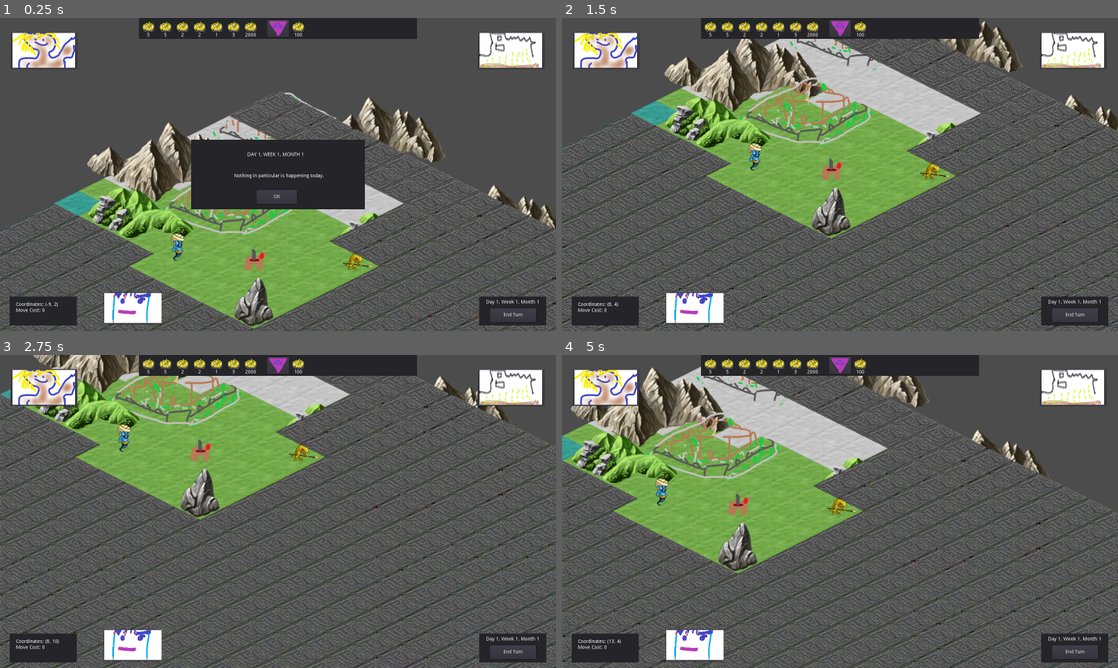
Above: before the commit, frames 1-4 (two rows, left to right).
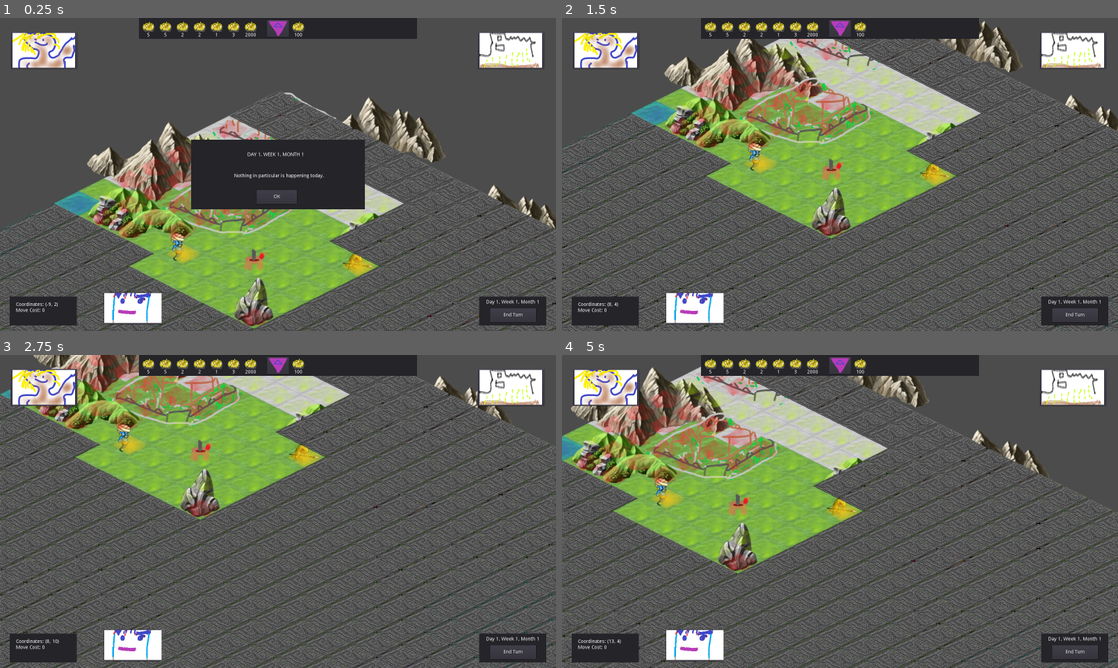
Above: after the commit, the same moments.

Repository: xfstef/captains
Game: Godot game, scene res://Scenes/AdventureMap.tscn
Two runs of this game, one before a commit and one after it. Both use one fixed random seed, a clock stepped at 60 frames per second and the inputs below.
Inputs (mouse positions are in pixels of both pictures, inside the frame that each line leads up to):
- Up to frame 1 (0.25 s): no input
- Up to frame 2 (1.5 s): click "OK" at 0.5 s; tap Enter at 1.25 s; move the mouse to (962, 158) at 1.27 s; hold D (map_right) from 1.28 s (still down); click (962, 158) at 1.42 s
- Up to frame 3 (2.75 s): move the mouse to (166, 527) at 2.02 s; release D (map_right) at 2.03 s; hold S (map_down) from 2.03 s (still down)
- Up to frame 4 (5 s): move the mouse to (895, 442) at 2.77 s; release S (map_down) at 2.78 s; hold D (map_right) 2.78-3.53 s; move the mouse to (812, 574) at 3.52 s; hold W (map_up) 3.53-4.28 s; click (812, 574) at 3.67 s; move the mouse to (1006, 558) at 4.27 s; hold A (map_left) from 4.28 s (still down)

The runs differ from the first frame. In frame 1, 3.7% of the frame differs, in the area x 12-72%, y 32-99%; in frame 2, 5.7%, in the area x 15-75%, y 6-70%; in frame 3, 3.9%; in frame 4, 5.7%.

Commit message:
Switched out army node duplication with army scene instancing.

Diff:
--- a/Scenes/AdventureMap.tscn
+++ b/Scenes/AdventureMap.tscn
@@ -1,7 +1,6 @@
-[gd_scene load_steps=38 format=2]
+[gd_scene load_steps=32 format=2]
 
 [ext_resource path="res://Assets/Sprites/moveTrackersEnabled.png" type="Texture" id=1]
-[ext_resource path="res://Assets/Sprites/army.png" type="Texture" id=2]
 [ext_resource path="res://Assets/Sprites/portraitButtonIcon.png" type="Texture" id=3]
 [ext_resource path="res://Assets/Sprites/portraitsSheet.png" type="Texture" id=4]
 [ext_resource path="res://Assets/TileResources/interactable.tres" type="TileSet" id=5]
@@ -11,7 +10,6 @@
 [ext_resource path="res://Scripts/mapCreator.gd" type="Script" id=9]
 [ext_resource path="res://Scripts/MouseCtrl.gd" type="Script" id=10]
 [ext_resource path="res://Scripts/TM-Ground.gd" type="Script" id=11]
-[ext_resource path="res://Scripts/Army.gd" type="Script" id=12]
 [ext_resource path="res://Scripts/TM-Movement.gd" type="Script" id=13]
 [ext_resource path="res://Scripts/TM-Props.gd" type="Script" id=14]
 [ext_resource path="res://Scripts/ArmyButton.gd" type="Script" id=15]
@@ -273,29 +271,6 @@
 16/shapes = [  ]
 16/z_index = 0
 
-[sub_resource type="AtlasTexture" id=2]
-flags = 4
-atlas = ExtResource( 2 )
-region = Rect2( 0, 0, 144, 72 )
-
-[sub_resource type="AtlasTexture" id=3]
-flags = 4
-atlas = ExtResource( 2 )
-region = Rect2( 144, 0, 144, 72 )
-
-[sub_resource type="AtlasTexture" id=4]
-flags = 4
-atlas = ExtResource( 2 )
-region = Rect2( 288, 0, 144, 72 )
-
-[sub_resource type="SpriteFrames" id=5]
-animations = [ {
-"frames": [ SubResource( 2 ), SubResource( 3 ), SubResource( 4 ) ],
-"loop": true,
-"name": "default",
-"speed": 5.0
-} ]
-
 [node name="AdventureMap" type="Node2D"]
 script = ExtResource( 16 )
 
@@ -329,7 +304,6 @@
 script = ExtResource( 14 )
 
 [node name="TM-Movement" type="TileMap" parent="."]
-visible = false
 mode = 1
 tile_set = ExtResource( 5 )
 cell_size = Vector2( 144, 72 )
@@ -863,19 +837,7 @@
 [node name="NewDayEvent" parent="UI" instance=ExtResource( 29 )]
 
 [node name="MouseCtrl" type="Node2D" parent="."]
-visible = false
 script = ExtResource( 10 )
-
-[node name="Army" type="Node2D" parent="."]
-position = Vector2( -500, -500 )
-script = ExtResource( 12 )
-
-[node name="AnimatedSprite" type="AnimatedSprite" parent="Army"]
-position = Vector2( 0, -38 )
-frames = SubResource( 5 )
-offset = Vector2( 0, 18 )
-
-[node name="Tween" type="Tween" parent="Army"]
 
 [node name="MovementTracker" type="Node2D" parent="."]
 position = Vector2( -173.91, -627.709 )
@@ -897,7 +859,6 @@
 script = ExtResource( 18 )
 
 [node name="Player" type="Node2D" parent="."]
-visible = false
 script = ExtResource( 32 )
 
 [node name="ArmyButton" type="Button" parent="."]
--- /dev/null
+++ b/Scenes/Army.tscn
@@ -0,0 +1,38 @@
+[gd_scene load_steps=7 format=2]
+
+[ext_resource path="res://Assets/Sprites/army.png" type="Texture" id=1]
+[ext_resource path="res://Scripts/Army.gd" type="Script" id=2]
+
+[sub_resource type="AtlasTexture" id=1]
+flags = 4
+atlas = ExtResource( 1 )
+region = Rect2( 0, 0, 144, 72 )
+
+[sub_resource type="AtlasTexture" id=2]
+flags = 4
+atlas = ExtResource( 1 )
+region = Rect2( 144, 0, 144, 72 )
+
+[sub_resource type="AtlasTexture" id=3]
+flags = 4
+atlas = ExtResource( 1 )
+region = Rect2( 288, 0, 144, 72 )
+
+[sub_resource type="SpriteFrames" id=4]
+animations = [ {
+"frames": [ SubResource( 1 ), SubResource( 2 ), SubResource( 3 ) ],
+"loop": true,
+"name": "default",
+"speed": 5.0
+} ]
+
+[node name="Army" type="Node2D"]
+position = Vector2( -500, -500 )
+script = ExtResource( 2 )
+
+[node name="AnimatedSprite" type="AnimatedSprite" parent="."]
+position = Vector2( 0, -38 )
+frames = SubResource( 4 )
+offset = Vector2( 0, 18 )
+
+[node name="Tween" type="Tween" parent="."]
--- a/Scripts/AdventureMap.gd
+++ b/Scripts/AdventureMap.gd
@@ -14,7 +14,6 @@
 var MonsterDifficulty = 1
 # World Object References
 var camera
-var armyNode
 var groundTileMap
 var propsTileMap
 var movementTileMap
@@ -46,6 +45,7 @@
 var adventureMapUnit = load("res://Scenes/AdventureMapUnit.tscn")
 var aMInteractable = load("res://Scenes/AMInteractable.tscn")
 var townObject = load("res://Scenes/Town.tscn")
+var armyObject = load("res://Scenes/Army.tscn")
 # Availables Scenes
 var adventure_event
 var new_day_event
@@ -74,7 +74,6 @@
 	fowTileMap = get_node("TM-FOW")
 	mouseCtrl = get_node("MouseCtrl")
 	info = get_node("UI/info")
-	armyNode = get_node("Army")
 	moveTracker = get_node("MovementTracker")
 	mapCreator = get_node("UI")
 	armiesListContainer = get_node("UI/ArmiesContainer/ArmiesList")
@@ -158,7 +157,7 @@
 	player_instances[player_nr].my_armies.append([])
 	player_instances[player_nr].my_armies = []
 	for h in range(player_armies.size()):
-		player_instances[player_nr].my_armies.append(armyNode.duplicate())
+		player_instances[player_nr].my_armies.append(armyObject.instance())
 		var pos = Vector2(player_armies[h].x, player_armies[h].y)
 		player_instances[player_nr].my_armies[h].my_coords = pos
 		player_instances[player_nr].my_armies[h].position = propsTileMap.map_to_world(pos)
